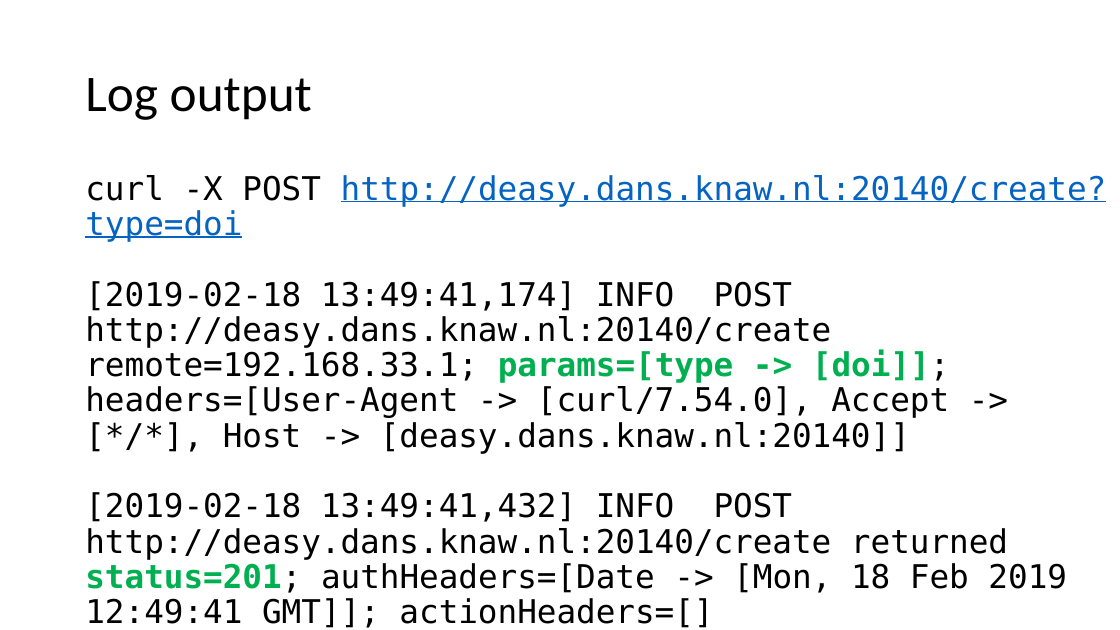
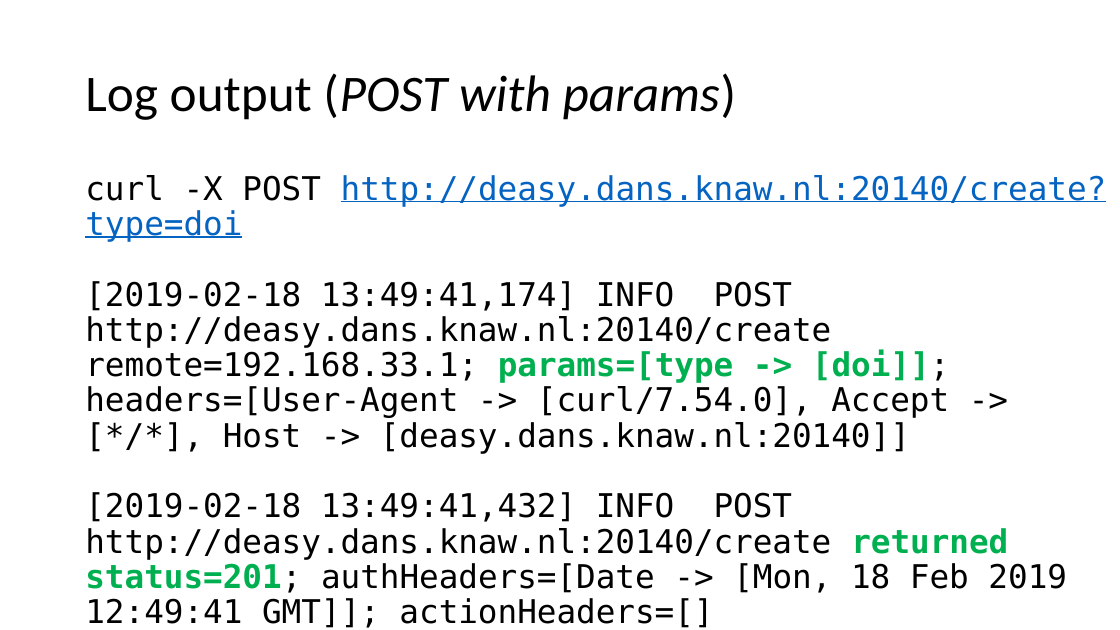
Before and after one commit to DANS-KNAW/course-scalatra-servlet-logging, a slide deck: slide 5 of Presentation.pptx. Drawn at 1120x630 pixels with LibreOffice and Linux fonts; fonts in the diff are those of the drawing. Boxes give left, top, right and bottom in pixels: in the first picture for what was removed or moved away, otherwise in the second. Text is boxed around its words. In the diff, an @@ line names an element or a change of style, - is before the commit and + after.

```diff
--- a/Presentation.pptx
+++ b/Presentation.pptx
@@ title at (x1=85, y1=73, x2=736, y2=120): text changed; italic on @@
-Log output
+Log output (POST with params)
@@ text "curl -X POST http://deasy.dans.knaw.nl:20140/create?type=doi ..." at (x1=85, y1=175, x2=1107, y2=628): text colour #000000 to #00B050, bold on in "returned" @@
```
Also in this commit, not shown: 8 other slides changed, 2 slides added, 1 other file.
